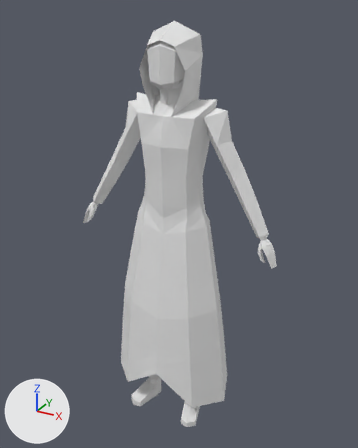
Before and after pictures for a commit that changed the Blender file salemstalker/Assets/3D/charatermodel/cultist.blend.
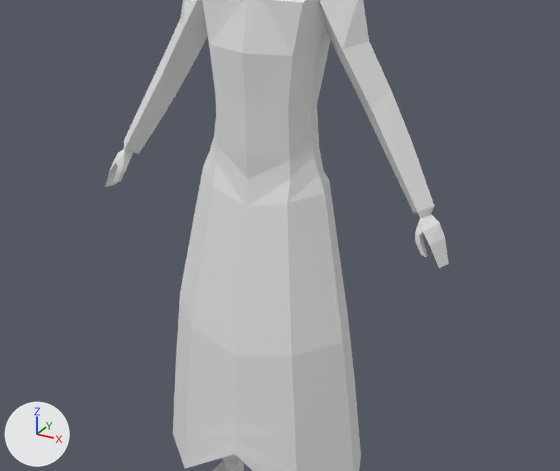
Each version appears first whole from a camera (50 mm lens) standing at (1.047, -1.855, 1.974) and looking at (0.008, 0.036, 1.029), and next in a close-up on the part from 7% to 95% of the width and 26% to 86% of the height. Every picture has the same lights, and +X, +Y and +Z are marked at lower left.
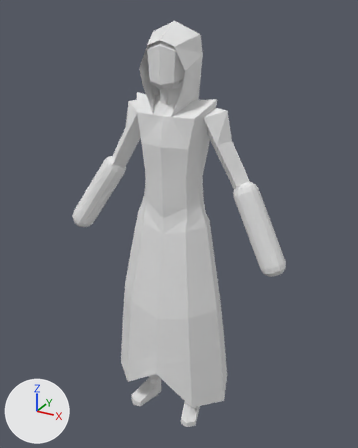
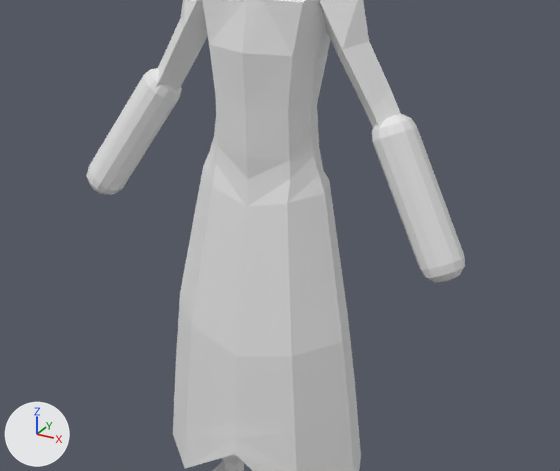
Where the change shows, as pixel boxes [x1, y1, x2, y2] in the close-ups (560 x 471 px):
'arur_l', added
    after: [372, 114, 465, 282]
'arua_r', added
    after: [86, 68, 182, 194]

The change, as a list of edits to the scene's bpy script:
```text
Add me_cube_005:
    me_cube_005.from_pydata(...)  # 128 vertices, 114 faces; spans x -0.057..0.061, y -0.219..0.175, z -0.057..0.062
Add ob_arur_l:
    ob_arur_l = bpy.data.objects.new('arur_l', me_cube_005)
    ob_arur_l.location = (0.41, -0.004, 1.128)
    ob_arur_l.rotation_euler = (1.249, -0.368, 0.379)  # degrees (72, -21, 22)
    ob_arur_l.scale = (1.06, 1.06, 1.06)
Add ob_arua_r:
    ob_arua_r = bpy.data.objects.new('arua_r', me_cube_005.copy())
    ob_arua_r.location = (-0.408, -0.007, 1.147)
    ob_arua_r.rotation_euler = (1.179, 0.523, -0.308)  # degrees (68, 30, -18)
    ob_arua_r.scale = (1.06, 1.06, 1.06)
```
